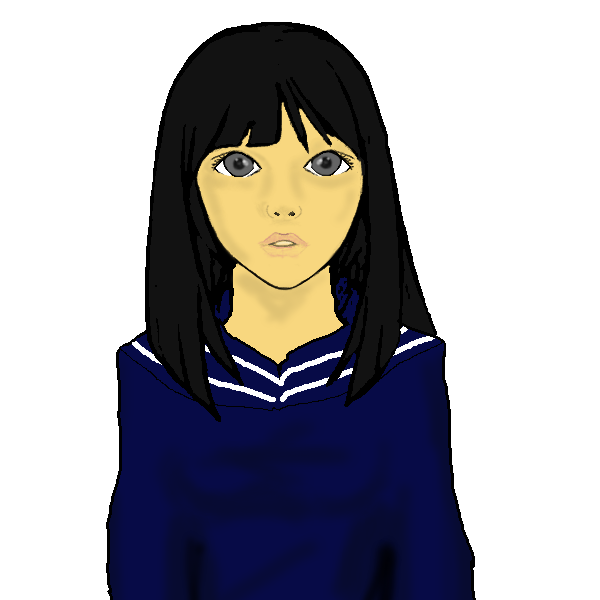
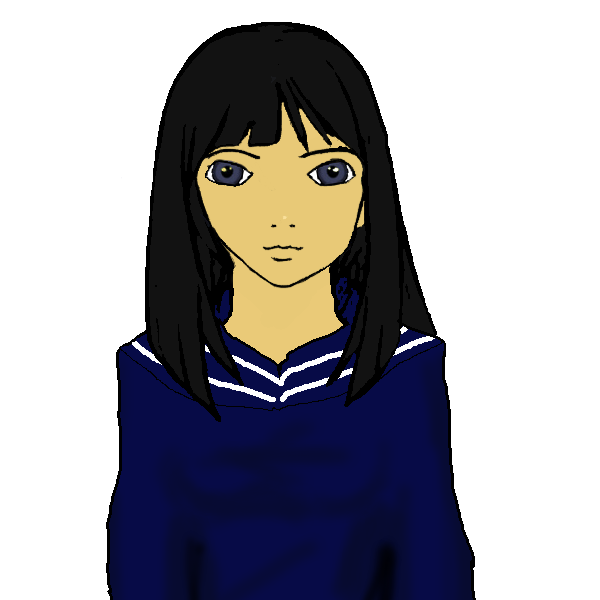
Layer changes from the first 600×600 image to the second:
moved "prt_player_00.png" above "Pasted Layer", painted on it over [left=121, top=76, right=418, bottom=364]
